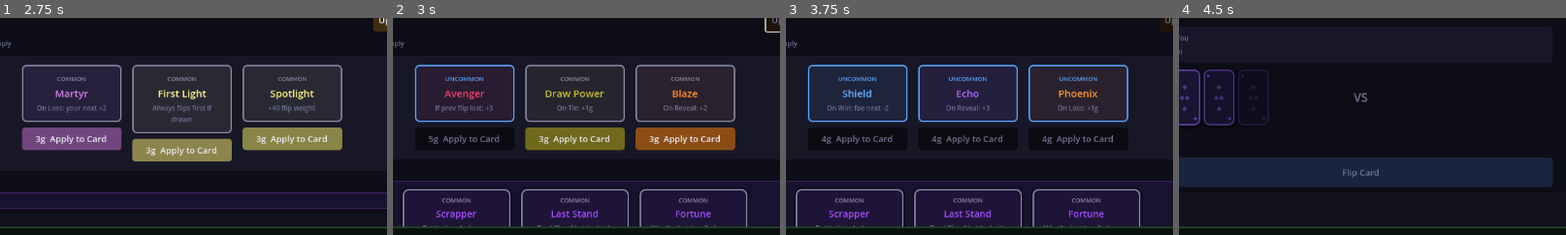
Above: before the commit, frames 1-4 (left to right).
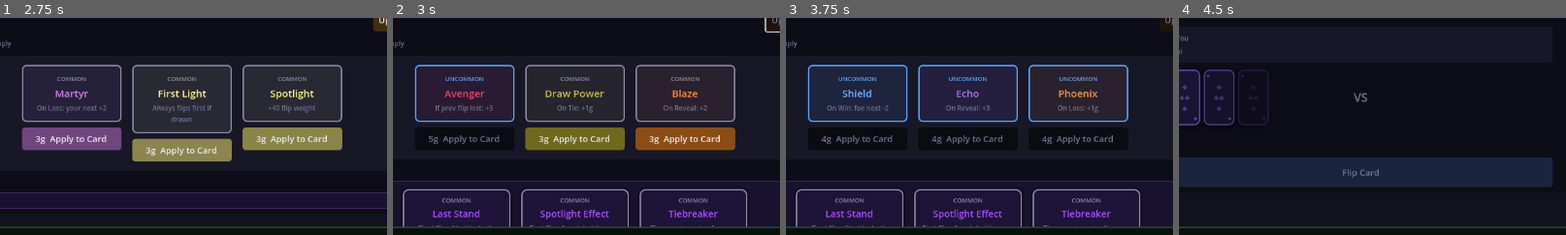
Above: after the commit, the same moments.

Repository: Idosiloni/pileup
Game: Godot game, scene res://scenes/Main.tscn
The game is run twice, just before and just after one commit, with the same random seed, the same clock (stepped at 60 frames per second) and the same inputs.
Inputs:
- Up to frame 1 (2.75 s): click "New Run" at 0.5 s; click "New Run" at 1.25 s; click "Choose" at 2 s
- Up to frame 2 (3 s): click "Upgrade Shop 4g" at 2.75 s
- Up to frame 3 (3.75 s): click "Reroll 1g" at 3.5 s
- Up to frame 4 (4.5 s): click "⚔ Battle" at 4.25 s
The pictures show only the part of the screen within x 26-76%, y 21-71%; the shares and areas given below are measured in that part.

Frame 1 is identical in both runs. In frame 2, 1.1% of the frame differs, in the area x 6-84%, y 88-97%; in frame 3, 1.1%; in frame 4, nothing differs.

Commit message:
Add parity and positional jokers: symmetry, asymmetry, spotlight_effect, bookend
symmetry: both flip same parity → +1; asymmetry: different parity → +2.
spotlight_effect: first flip +3; bookend: first and last flip +2.
All wired through apply_joker_pre_flip (parity) and BattleEngine flip loop (positional).

Co-Authored-By: Claude Sonnet 4.6 <noreply@anthropic.com>

Diff:
--- a/godot/scripts/engine/BattleEngine.gd
+++ b/godot/scripts/engine/BattleEngine.gd
@@ -130,6 +130,16 @@
 			else:
 				right_eff += rev_ev["delta"]
 				events.append({"side": "right", "ability": rev_ev["ability"], "trigger": "on_reveal", "delta": rev_ev["delta"]})
+
+		# ── Spotlight Effect: first flip +3 to left ──────────────────────────
+		if joker_ids.has("spotlight_effect") and i == 0:
+			left_eff += 3
+			events.append({"source": "joker", "joker_ids": ["spotlight_effect"], "note": "first flip +3", "left_eff": left_eff})
+
+		# ── Bookend: first and last flip +2 to left ───────────────────────────
+		if joker_ids.has("bookend") and (i == 0 or i == flip_count - 1):
+			left_eff += 2
+			events.append({"source": "joker", "joker_ids": ["bookend"], "note": "bookend +2", "left_eff": left_eff})
 
 		# ── Last Stand: final flip +3 to both ────────────────────────────────
 		if joker_ids.has("last_stand") and i == flip_count - 1:
--- a/godot/scripts/engine/Jokers.gd
+++ b/godot/scripts/engine/Jokers.gd
@@ -34,12 +34,17 @@
 	"compound_card":   {"id": "compound_card",   "name": "Compound Card",   "description": "After each battle: a random card gains +1 value.", "cost": 5, "rarity": "common"},
 	"mud_pit":         {"id": "mud_pit",         "name": "Mud Pit",         "description": "If you lose a battle: +5g next shop.",      "cost": 5, "rarity": "common"},
 	# ── Uncommon (6g) extra ───────────────────────────────────────────────────
-	"rolling_stone":   {"id": "rolling_stone",   "name": "Rolling Stone",   "description": "Each consecutive win: lowest card +2.",     "cost": 6, "rarity": "uncommon"},
+	"rolling_stone":   {"id": "rolling_stone",   "name": "Rolling Stone",   "description": "Each consecutive win: lowest card +2.",                 "cost": 6, "rarity": "uncommon"},
+	"asymmetry":       {"id": "asymmetry",       "name": "Asymmetry",       "description": "Both flip different parity: +2 to yours.",             "cost": 6, "rarity": "uncommon"},
+	"bookend":         {"id": "bookend",         "name": "Bookend",         "description": "First and last flip: +2 to both your cards.",          "cost": 6, "rarity": "uncommon"},
+	# ── Common (5g) extra ─────────────────────────────────────────────────────
+	"symmetry":        {"id": "symmetry",        "name": "Symmetry",        "description": "Both flip same parity: +1 to yours.",                  "cost": 5, "rarity": "common"},
+	"spotlight_effect":{"id": "spotlight_effect","name": "Spotlight Effect","description": "First flip of each battle: your card +3.",             "cost": 5, "rarity": "common"},
 }
 
 const JOKER_POOL_BY_RARITY = {
-	"common":   ["fortune", "ironclad", "tiebreaker", "odd_job", "even_steven", "scrapper", "last_stand", "compound_card", "mud_pit"],
-	"uncommon": ["underdog", "streak", "doubler", "pyromancer", "hoarder", "balance", "opportunist", "momentum", "lowball", "rolling_stone"],
+	"common":   ["fortune", "ironclad", "tiebreaker", "odd_job", "even_steven", "scrapper", "last_stand", "compound_card", "mud_pit", "symmetry", "spotlight_effect"],
+	"uncommon": ["underdog", "streak", "doubler", "pyromancer", "hoarder", "balance", "opportunist", "momentum", "lowball", "rolling_stone", "asymmetry", "bookend"],
 	"rare":     ["sniper", "gambler", "colossus", "time_warp", "chain_lightning", "speed_demon", "long_haul", "truncate", "boost", "old_soul"]
 }
 
@@ -48,16 +53,20 @@
 		left_eff: int, right_eff: int, streak_count: int) -> Dictionary:
 	if joker_ids.is_empty():
 		return {"left_eff": left_eff, "right_eff": right_eff}
+	var left_odd  = left_card["value"]  % 2 != 0
+	var right_odd = right_card["value"] % 2 != 0
 	for jid in joker_ids:
-		if jid == "underdog"    and left_card["value"] < right_card["value"]:  left_eff  += 2
-		if jid == "streak":    left_eff += streak_count
-		if jid == "doubler"    and left_card["value"] == right_card["value"]:  left_eff  += 1
-		if jid == "pyromancer" and left_card["value"] == 1:                    left_eff  += 3
-		if jid == "opportunist" and left_card["value"] >= 5:                   left_eff  += 1
-		if jid == "colossus"   and left_card["value"] >= 8:                    left_eff  += 2
-		if jid == "odd_job"    and left_card["value"] % 2 != 0:               left_eff  += 1
-		if jid == "even_steven" and left_card["value"] % 2 == 0:              left_eff  += 1
-		if jid == "lowball"    and left_card["value"] <= 3:                    left_eff  += 2
+		if jid == "underdog"         and left_card["value"] < right_card["value"]:  left_eff += 2
+		if jid == "streak":          left_eff += streak_count
+		if jid == "doubler"          and left_card["value"] == right_card["value"]: left_eff += 1
+		if jid == "pyromancer"       and left_card["value"] == 1:                   left_eff += 3
+		if jid == "opportunist"      and left_card["value"] >= 5:                   left_eff += 1
+		if jid == "colossus"         and left_card["value"] >= 8:                   left_eff += 2
+		if jid == "odd_job"          and left_card["value"] % 2 != 0:              left_eff += 1
+		if jid == "even_steven"      and left_card["value"] % 2 == 0:              left_eff += 1
+		if jid == "lowball"          and left_card["value"] <= 3:                   left_eff += 2
+		if jid == "symmetry"         and left_odd == right_odd:                     left_eff += 1
+		if jid == "asymmetry"        and left_odd != right_odd:                     left_eff += 2
 	return {"left_eff": left_eff, "right_eff": right_eff}
 
 # ── tie overrides ─────────────────────────────────────────────────────────────
